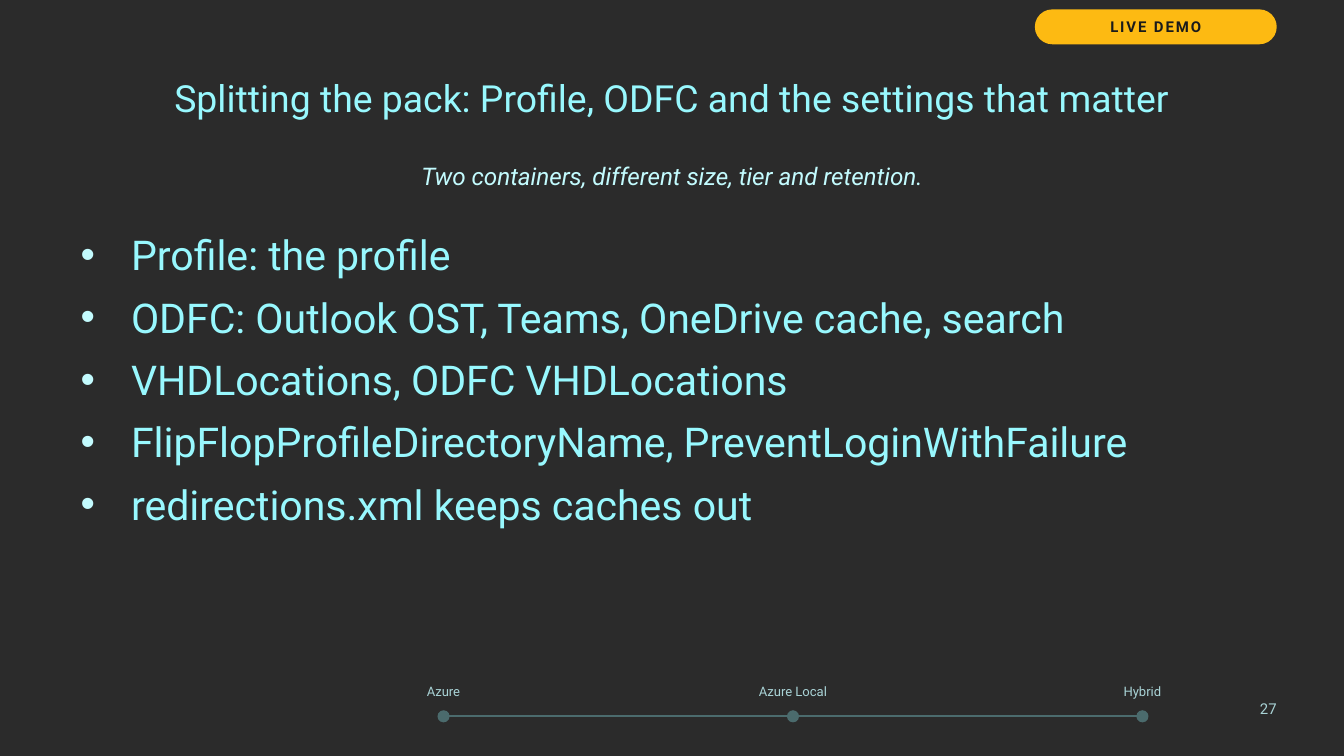
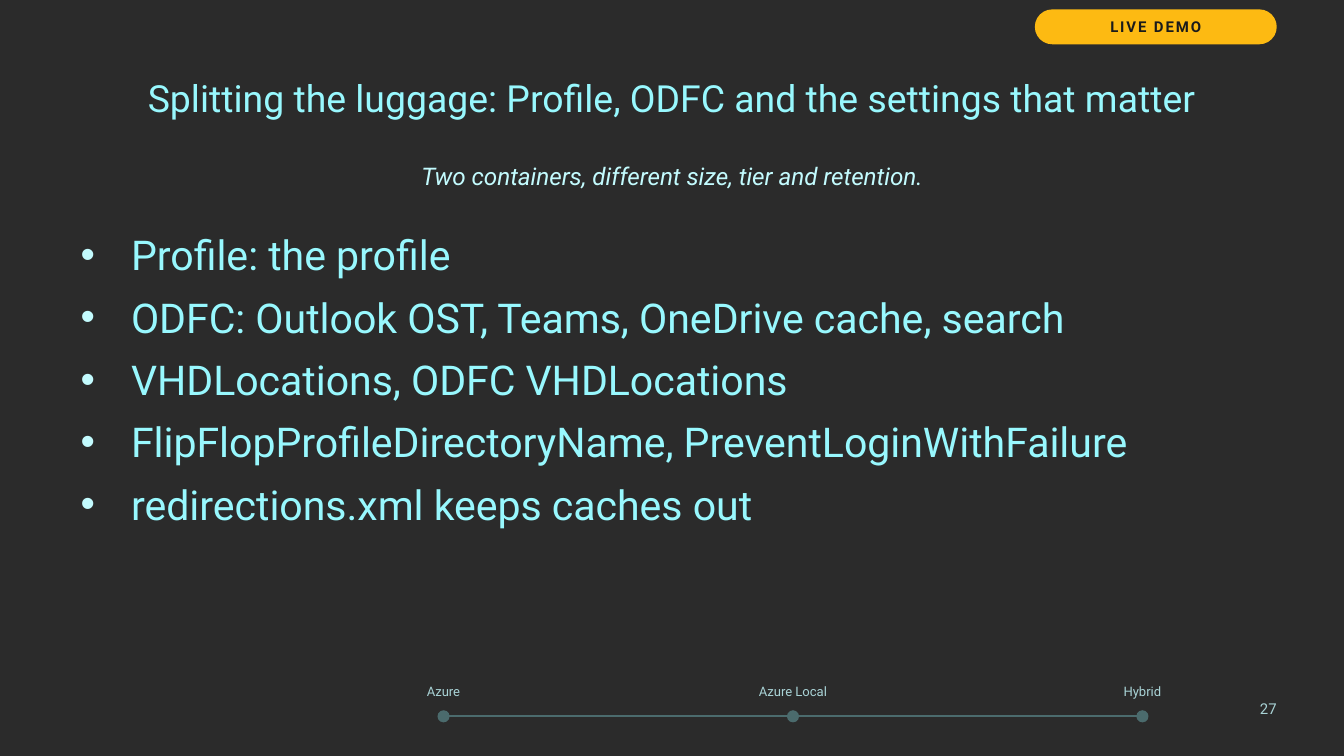
Before and after one commit to thisismydemo/nic2026_avd, a slide deck: slide 27 of presentation/AVD_Anywhere_NIC2026.pptx. Drawn at 1344x756 pixels with LibreOffice and Linux fonts; fonts in the diff are those of the drawing; background and template pictures are left out; a plain dark background stands for a picture behind light text. Boxes give left, top, right and bottom in pixels: in the first picture for what was removed or moved away, otherwise in the second. Text is boxed around its words. In the diff, an @@ line names an element or a change of style, - is before the commit and + after.

```diff
--- a/presentation/AVD_Anywhere_NIC2026.pptx
+++ b/presentation/AVD_Anywhere_NIC2026.pptx
@@ title at (x1=148, y1=83, x2=1195, y2=120): text changed @@
-Splitting the pack: Profile, ODFC and the settings that matter
+Splitting the luggage: Profile, ODFC and the settings that matter
```
Also in this commit, not shown: 26 other slides changed, 33 other files.
